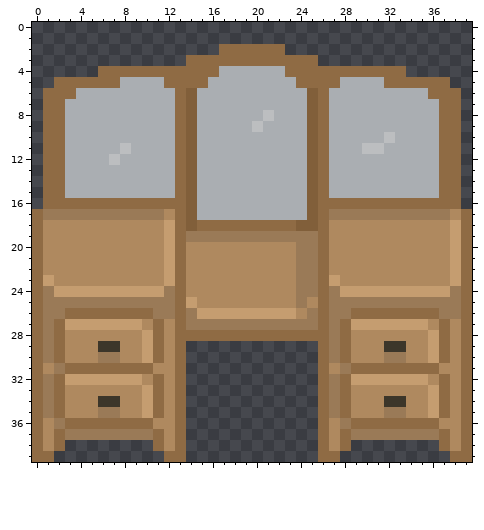
One commit to this pixel-art file: art/furniture/oak/oak_vanity.aseprite. Above: the version before the commit.
40x40 pixels, 1 frame.
After:
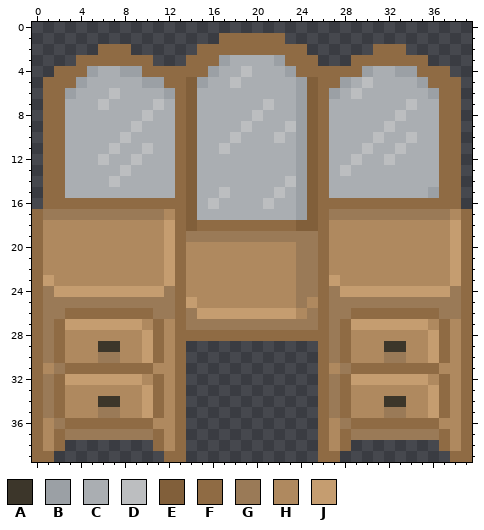
Palette (. is transparent): A #3c362a  B #9ba0a5  C #aaaeb2  D #bcbec0  E #815f3a  F #8f6b44  G #9a7a57  H #af895f  J #c59d70
Changes in this commit:
@@ x 0..39 @@
  0 ........................................
- 1 ........................................
- 2 .................FFFFFF.................
- 3 ..............FFFFFFFFFFFF..............
- 4 ......FFFFFFFFFFFCCCCCCFFFFFFFFFFF......
- 5 ..FFFFFFCCCCFFFFCCCCCCCCFFFFCCCCFFFFFF..
- 6 .FFFCCCCCCCCCFECCCCCCCCCCEFCCCCCCCCCFFF.
- 7 .FFCCCCCCCCCCFECCCCCCCCCCEFCCCCCCCCCCFF.
- 8 .FFCCCCCCCCCCFECCCCCCDCCCEFCCCCCCCCCCFF.
- 9 .FFCCCCCCCCCCFECCCCCDCCCCEFCCCCCCCCCCFF.
-10 .FFCCCCCCCCCCFECCCCCCCCCCEFCCCCCDCCCCFF.
-11 .FFCCCCCDCCCCFECCCCCCCCCCEFCCCDDCCCCCFF.
-12 .FFCCCCDCCCCCFECCCCCCCCCCEFCCCCCCCCCCFF.
-13 .FFCCCCCCCCCCFECCCCCCCCCCEFCCCCCCCCCCFF.
-14 .FFCCCCCCCCCCFECCCCCCCCCCEFCCCCCCCCCCFF.
-15 .FFCCCCCCCCCCFECCCCCCCCCCEFCCCCCCCCCCFF.
-16 .FFFFFFFFFFFFFECCCCCCCCCCEFFFFFFFFFFFFF.
-17 FGGGGGGGGGGGHFECCCCCCCCCCEFGGGGGGGGGGGHF
+ 1 .................FFFFFF.................
+ 2 ......FFF......FFFFFFFFFF......FFF......
+ 3 ....FFFFFFF...FFFBCCCCBFFF...FFFFFFF....
+ 4 ..FFFBCCBBFFFFFFBCCDCCCBFFFFFFBCCBBFFF..
+ 5 .FFFBCCCCCBBFFEBCCDCCCCCBEFFBCDCCCCBFFF.
+ 6 .FFBCCCDCCCCBFECCCCCCCCCBEFBCDCCCCCCBFF.
+ 7 .FFCCCDCCCCDCFECCCCCCDCCBEFCCCCCCCDCCFF.
+ 8 .FFCCCCCCCDCCFECCCCCDCCCBEFCCCCCCDCCCFF.
+ 9 .FFCCCCCCDCCCFECCCCDCCCDBEFCCCCCDCCCCFF.
+10 .FFCCCCCDCCCCFECCCDCCCDCBEFCCCCDCCDCCFF.
+11 .FFCCCCDCCDCCFECCDCCCCCCBEFCCCDCCDCCCFF.
+12 .FFCCCDCCDCCCFECCCCCCCCCBEFCCDCCDCCCCFF.
+13 .FFCCCCCDCCCCFECCCCCCCCCBEFCDCCCCCCCCFF.
+14 .FFCCCCDCCCCCFECCCCCCCCDBEFCCCCCCCCCCFF.
+15 .FFCCCCCCCCCCFECCDCCCCDCBEFCCCCCCCCCBFF.
+16 .FFFFFFFFFFFFFECDCCCCDCCBEFFFFFFFFFFFFF.
+17 FGGGGGGGGGGGHFECCCCCCCCCBEFGGGGGGGGGGGHF
 18 FHHHHHHHHHHHJFEFFFFFFFFFEEFHHHHHHHHHHHJF
